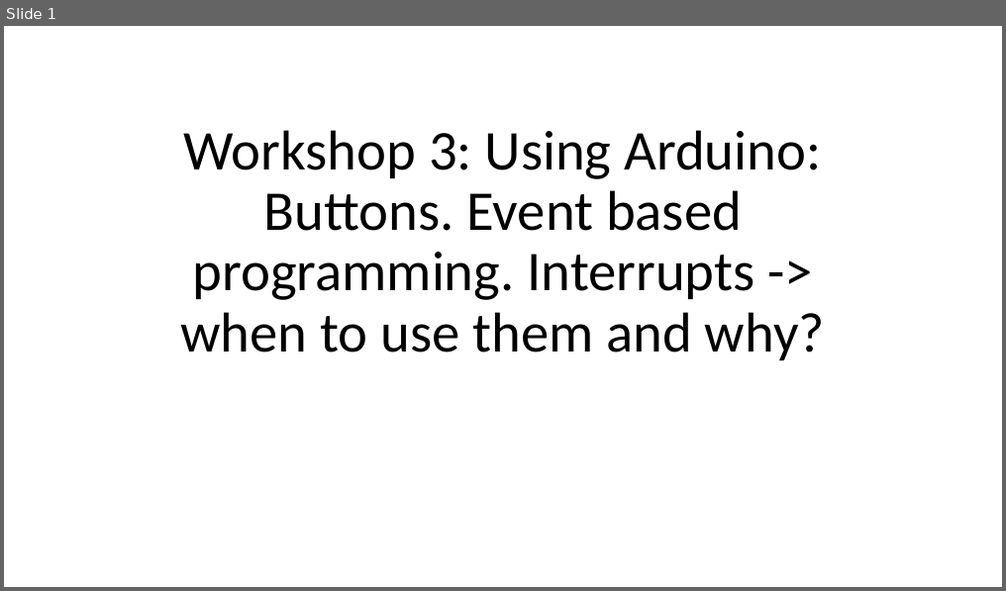
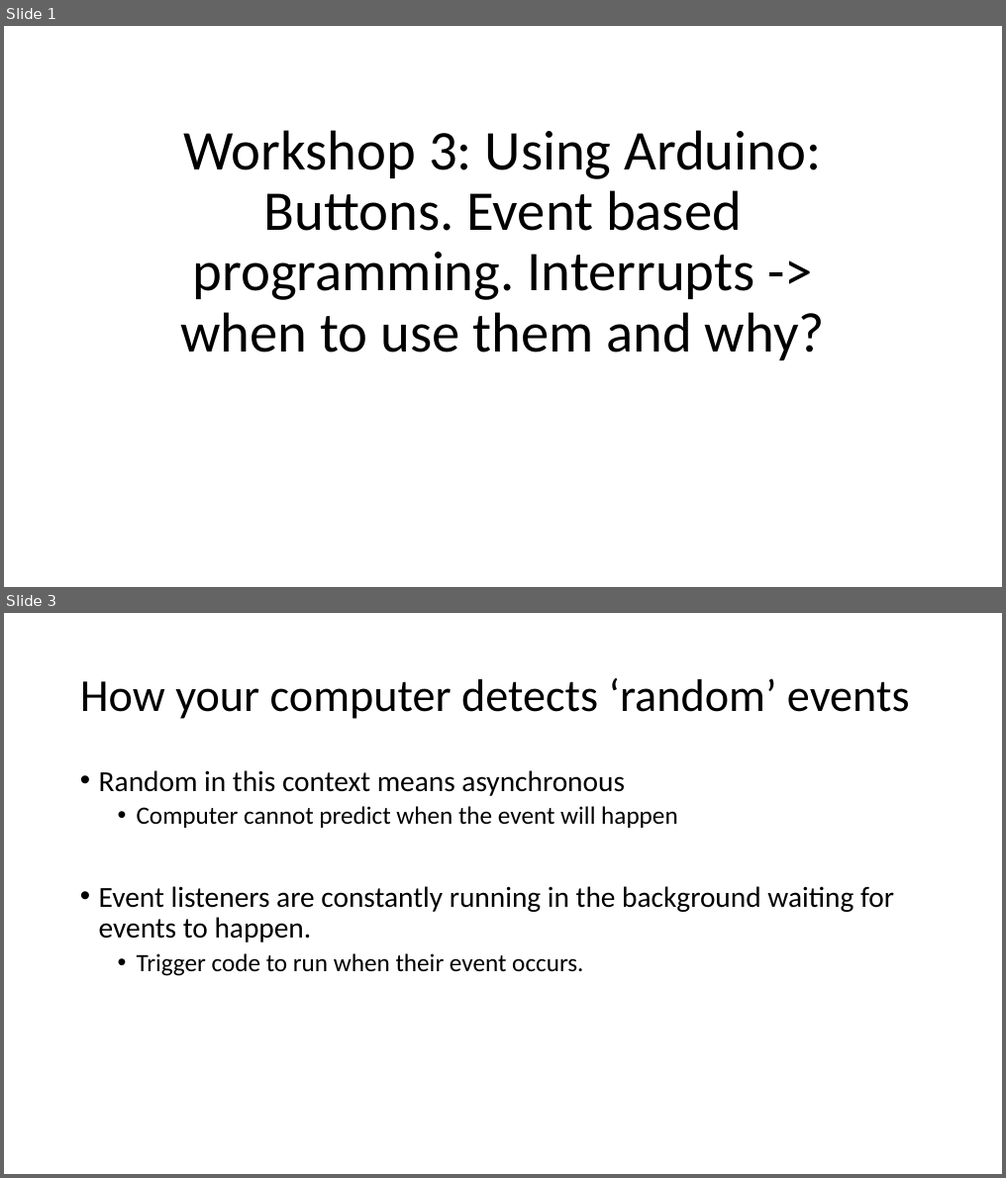
Before and after one commit to Runtime-Learner/McGill-BattleBots-Club, a slide deck: ECSE/Workshop-3/workshop3.pptx. Shown one above the other, each under a label of ours: slide 1 before the commit, slides 1 and 3 after it; the slides between them are not shown. The pictures are 1006x591 and 1006x1178 pixels, drawn with LibreOffice and Linux fonts; fonts in the diff are those of the drawing. Boxes give left, top, right and bottom in pixels: in the first picture for what was removed or moved away, otherwise in the second. Text is boxed around its words. In the diff, an @@ line names an element or a change of style, - is before the commit and + after.

```diff
--- a/ECSE/Workshop-3/workshop3.pptx
+++ b/ECSE/Workshop-3/workshop3.pptx
@@ slide 3 added at box(4, 613, 1002, 1174), background #FFFFFF @@
@@ title added at box(80, 678, 910, 719), 44 pt, text #000000 @@
+How your computer detects ‘random’ events
@@ text added at box(99, 770, 894, 976), 28 pt, text #000000 @@
+• Random in this context means asynchronous
+  • Computer cannot predict when the event will happen
+• Event listeners are constantly running in the background waiting for events to happen.
+  • Trigger code to run when their event occurs.
```
Also in this commit, not shown: 1 slide changed, 1 other slide added, 1 slide removed, 4 other files.
